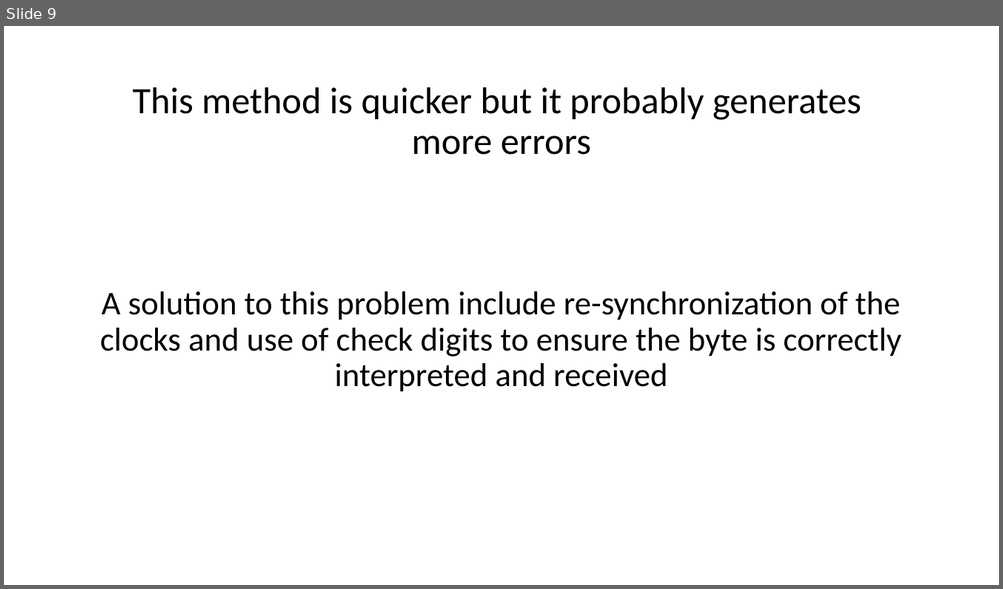
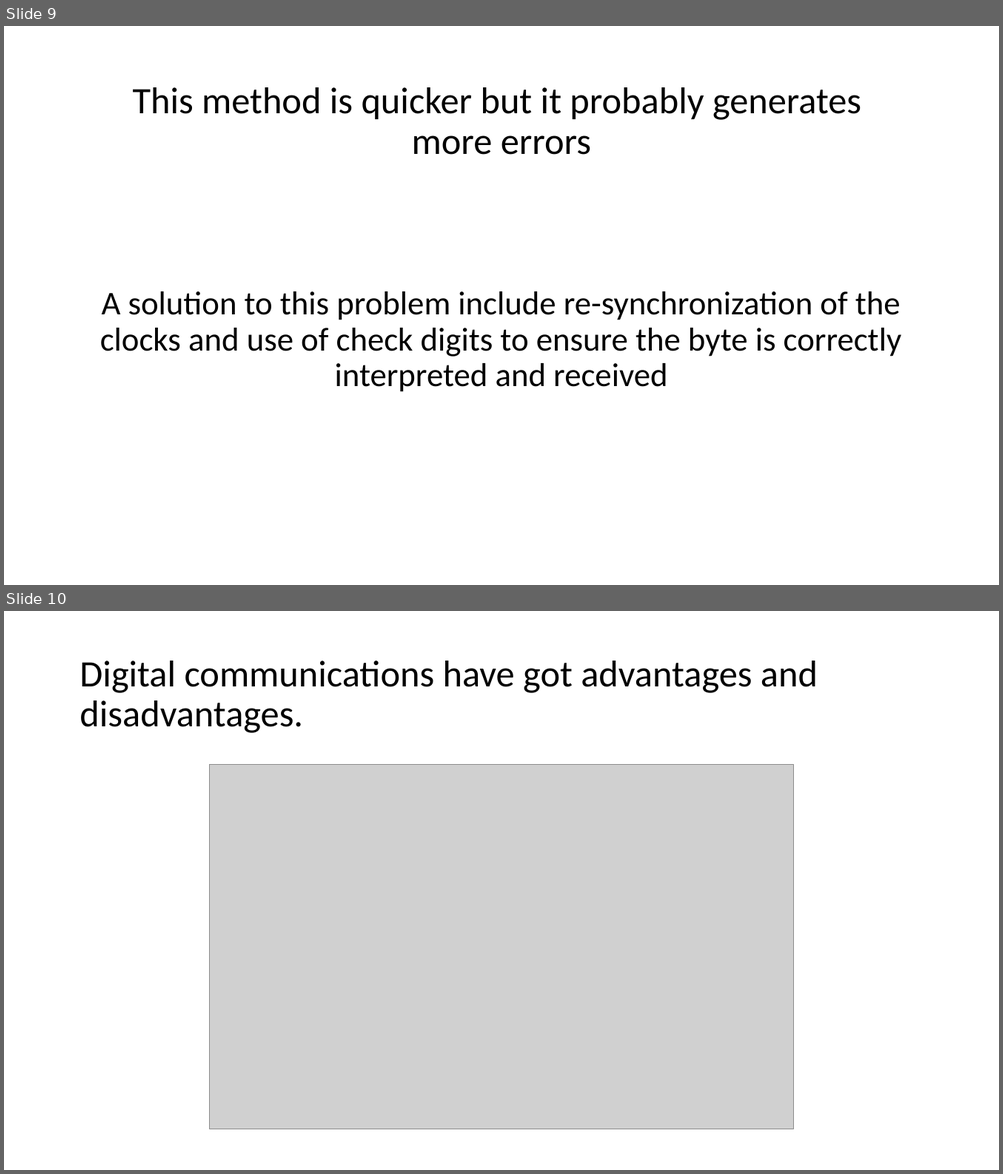
Before and after one commit to fabioZanoncelli/Digital-Communication, a slide deck: digitalCommunication.pptx. Shown one above the other, each under a label of ours: slide 9 before the commit, slides 9 and 10 after it. The pictures are 1003x589 and 1003x1174 pixels, drawn with LibreOffice and Linux fonts; fonts in the diff are those of the drawing; grey boxes stand for pictures. Boxes give left, top, right and bottom in pixels: in the first picture for what was removed or moved away, otherwise in the second. Text is boxed around its words. In the diff, an @@ line names an element or a change of style, - is before the commit and + after.

```diff
--- a/digitalCommunication.pptx
+++ b/digitalCommunication.pptx
@@ slide 10 added at <box>4,611,999,1170</box>, background #FFFFFF @@
@@ title added at <box>79,661,817,733</box>, 36 pt, text #000000 @@
+Digital communications have got advantages and disadvantages.
@@ picture added at <box>210,765,794,1130</box> @@
```
Also in this commit, not shown: 5 other slides added.
